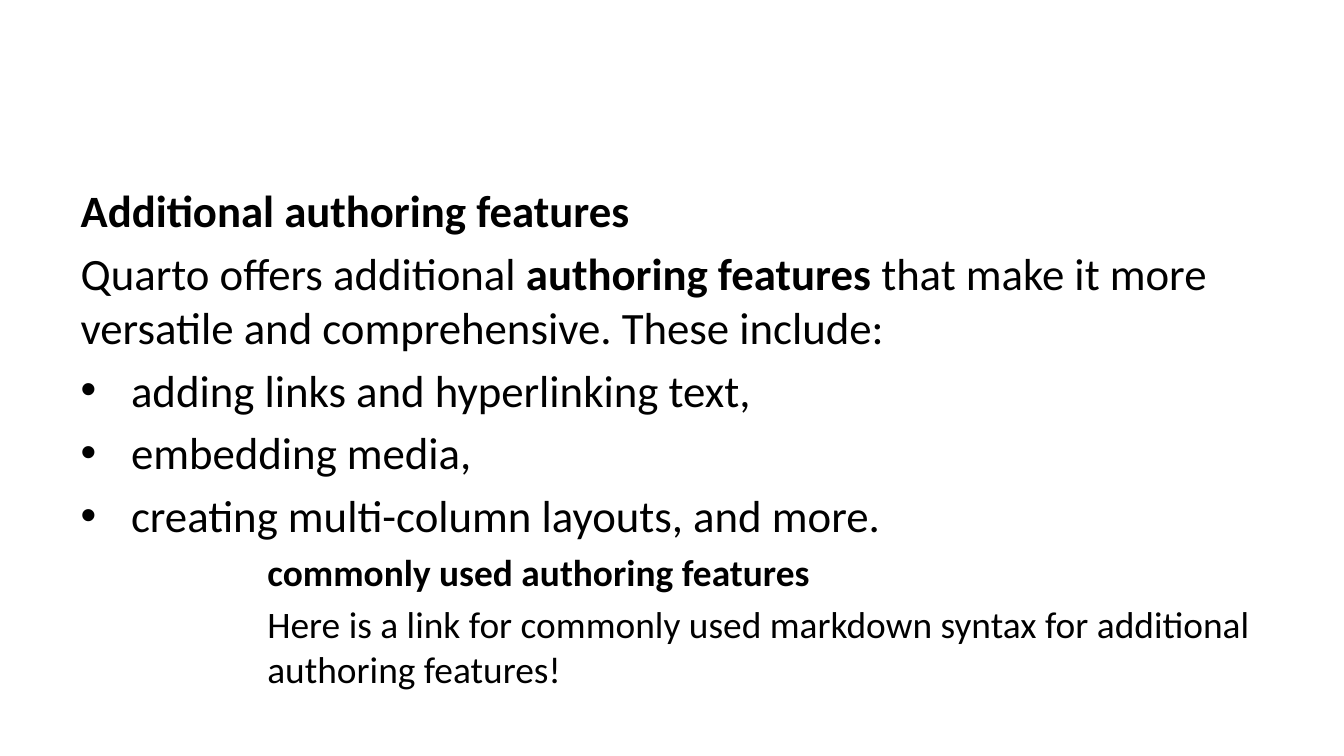
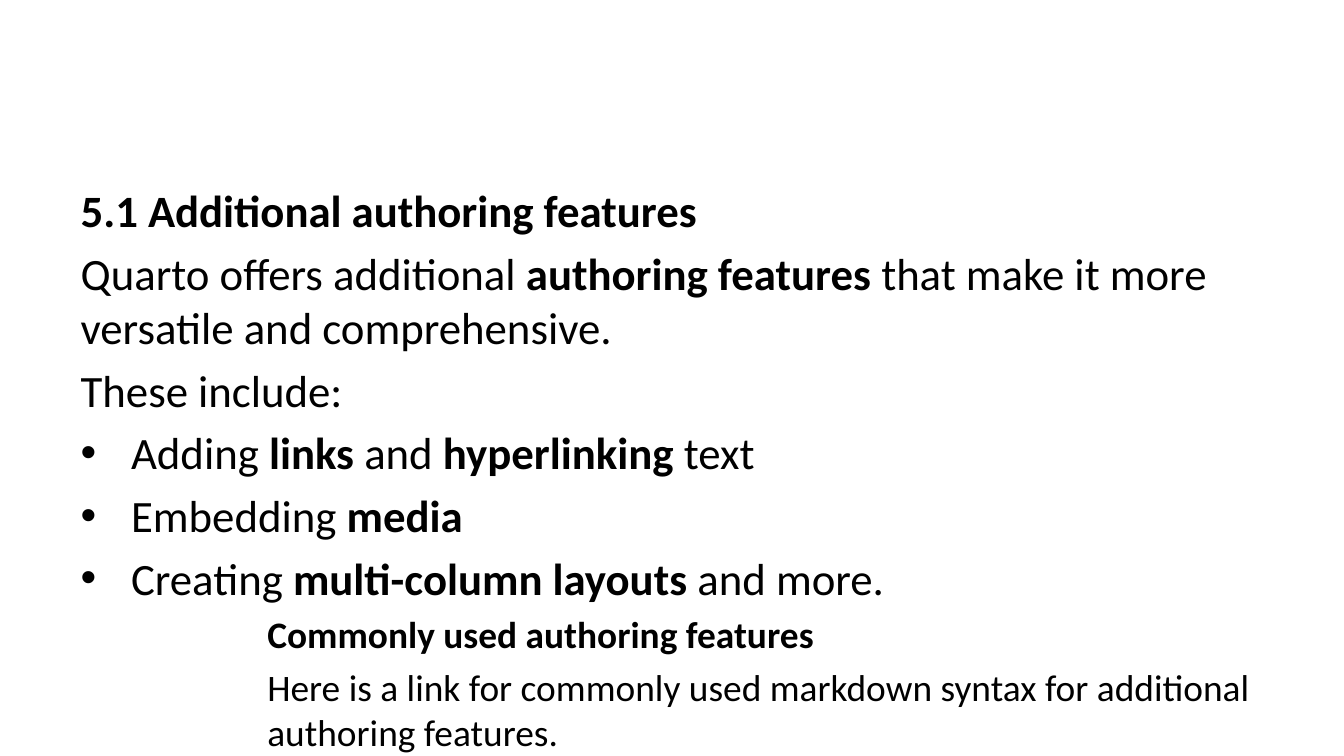
Before and after one commit to lmu-osc/train-the-trainer-student-track-OS, a slide deck: slide 42 of _site/materials/OS-M3/OS-M3-S6-Quarto/OS-M3-S6-Quarto-slides.pptx (slide 39 before the commit). Drawn at 1344x756 pixels with LibreOffice and Linux fonts; fonts in the diff are those of the drawing. Boxes give left, top, right and bottom in pixels: in the first picture for what was removed or moved away, otherwise in the second. Text is boxed around its words. In the diff, an @@ line names an element or a change of style, - is before the commit and + after.

```diff
--- a/_site/materials/OS-M3/OS-M3-S6-Quarto/OS-M3-S6-Quarto-slides.pptx
+++ b/_site/materials/OS-M3/OS-M3-S6-Quarto/OS-M3-S6-Quarto-slides.pptx
@@ text at box(81, 195, 1249, 753): text changed @@
-Additional authoring features
-Quarto offers additional authoring features that make it more versatile and comprehensive. These include:
-• adding links and hyperlinking text,
-• embedding media,
-• creating multi-column layouts, and more.
-commonly used authoring features
-Here is a link for commonly used markdown syntax for additional authoring features!
+5.1 Additional authoring features
+Quarto offers additional authoring features that make it more versatile and comprehensive.
+These include:
+• Adding links and hyperlinking text
+• Embedding media
+• Creating multi-column layouts and more.
+Commonly used authoring features
+Here is a link for commonly used markdown syntax for additional authoring features.
```
Also in this commit, not shown: 72 other slides changed, 7 slides added, 4 slides removed, 39 other files.
